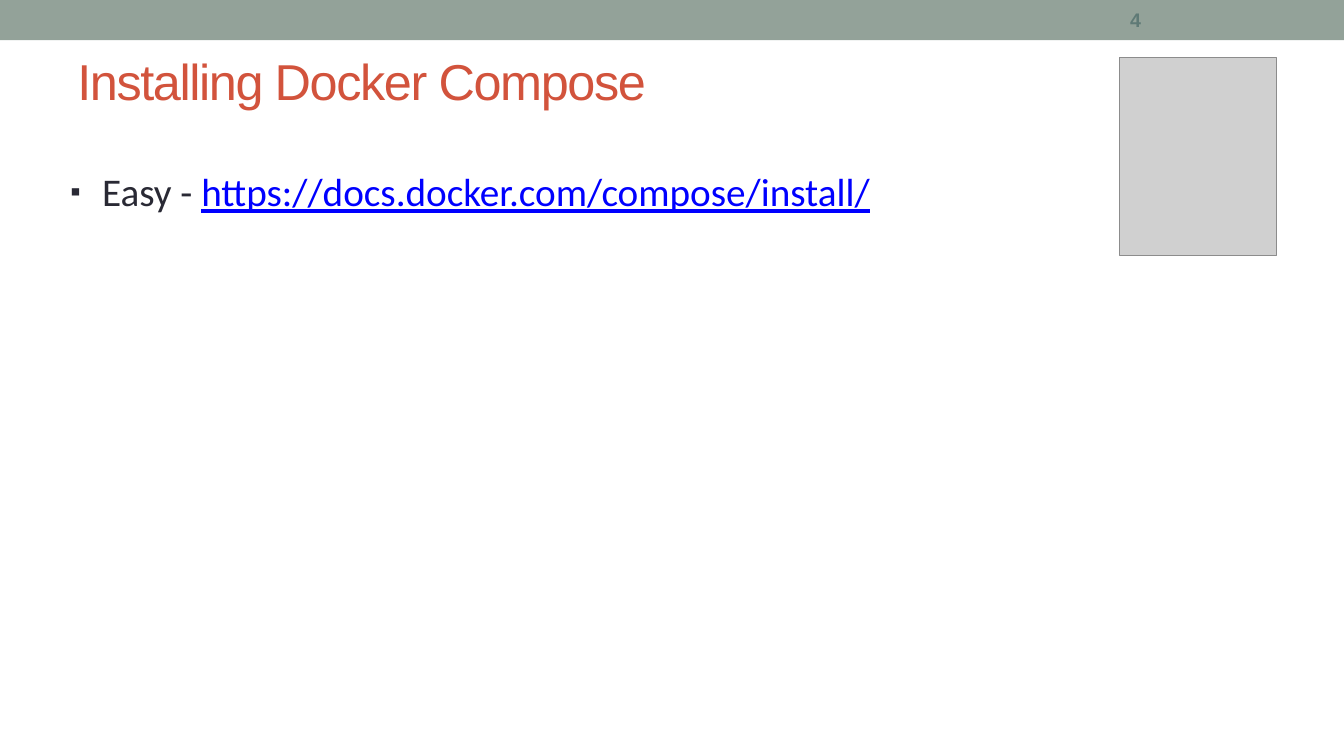
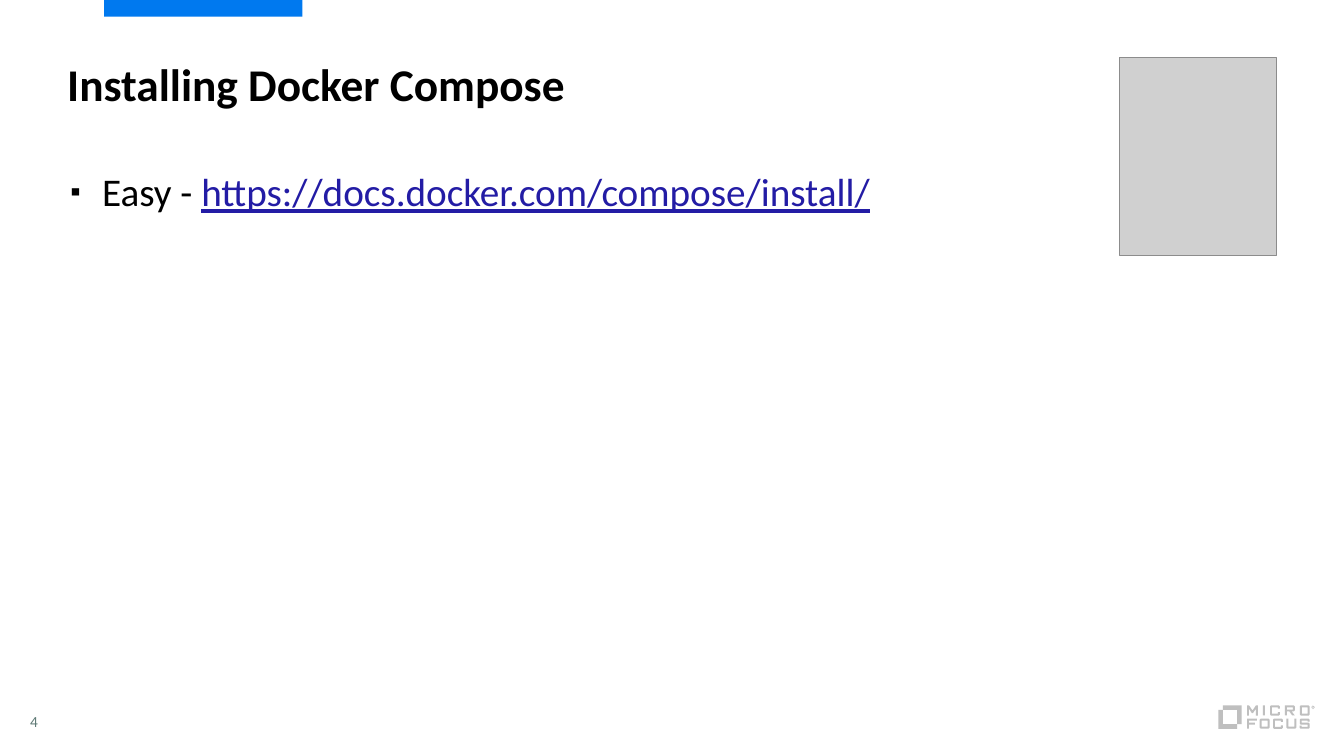
Before and after one commit to shrey-d/msrit-docker, a slide deck: slide 4 of Session_3/02_Docker_Compose.pptx. Drawn at 1344x756 pixels with LibreOffice and Linux fonts; fonts in the diff are those of the drawing; grey boxes stand for pictures. Boxes give left, top, right and bottom in pixels: in the first picture for what was removed or moved away, otherwise in the second. Text is boxed around its words. In the diff, an @@ line names an element or a change of style, - is before the commit and + after.

```diff
--- a/Session_3/02_Docker_Compose.pptx
+++ b/Session_3/02_Docker_Compose.pptx
@@ rectangle removed at [0,0,1344,40] @@
@@ rectangle added at [104,0,302,17], fill #0079EF @@
@@ title "Installing Docker Compose" at [67,69,565,109]: size 36 to 32.4 pt, font Arial to Calibri, text colour #D2533C to #000000, letter spacing -1 to 0 pt, bold on; line spacing 1 to 0.9; vertical alignment middle to top @@
@@ text "Easy - https://docs.docker.com/compose/install/" at [102,178,869,213]: text colour #292934 to #000000 in "Easy -"; text colour #0000FF to #231CA5 in "https://docs.docker.com/compose/install/" @@
@@ page number: place and size @@
-page number at [1130,14,1141,27]
+page number at [30,717,38,727]
@@ page number at [30,717,38,727]: size 14 to 11 pt, font Arial to Calibri, bold off @@
@@ group added at [1219,706,1316,729]: 12 freeform shapes, 1 rectangle @@
```
Also in this commit, not shown: 10 other slides changed, 2 other files.
